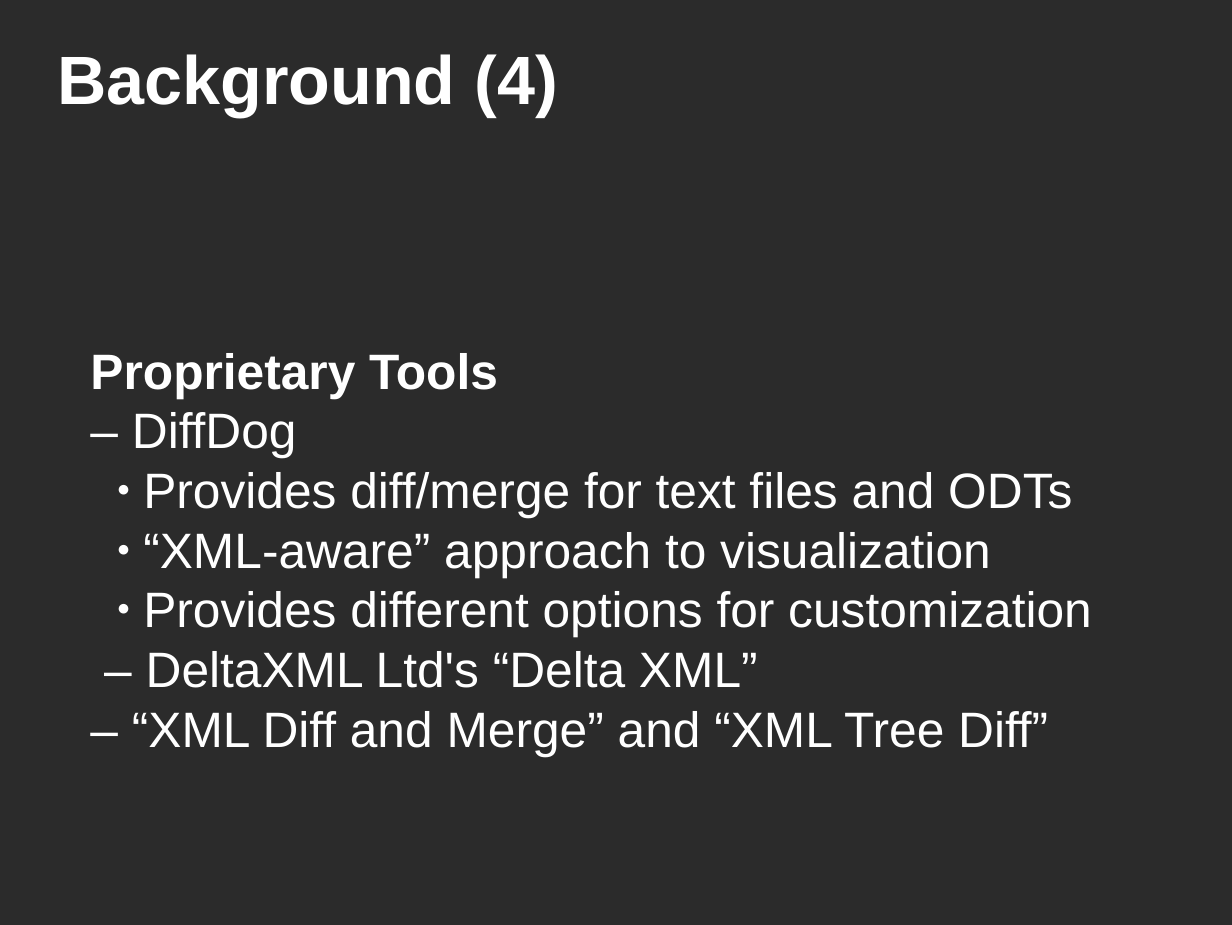
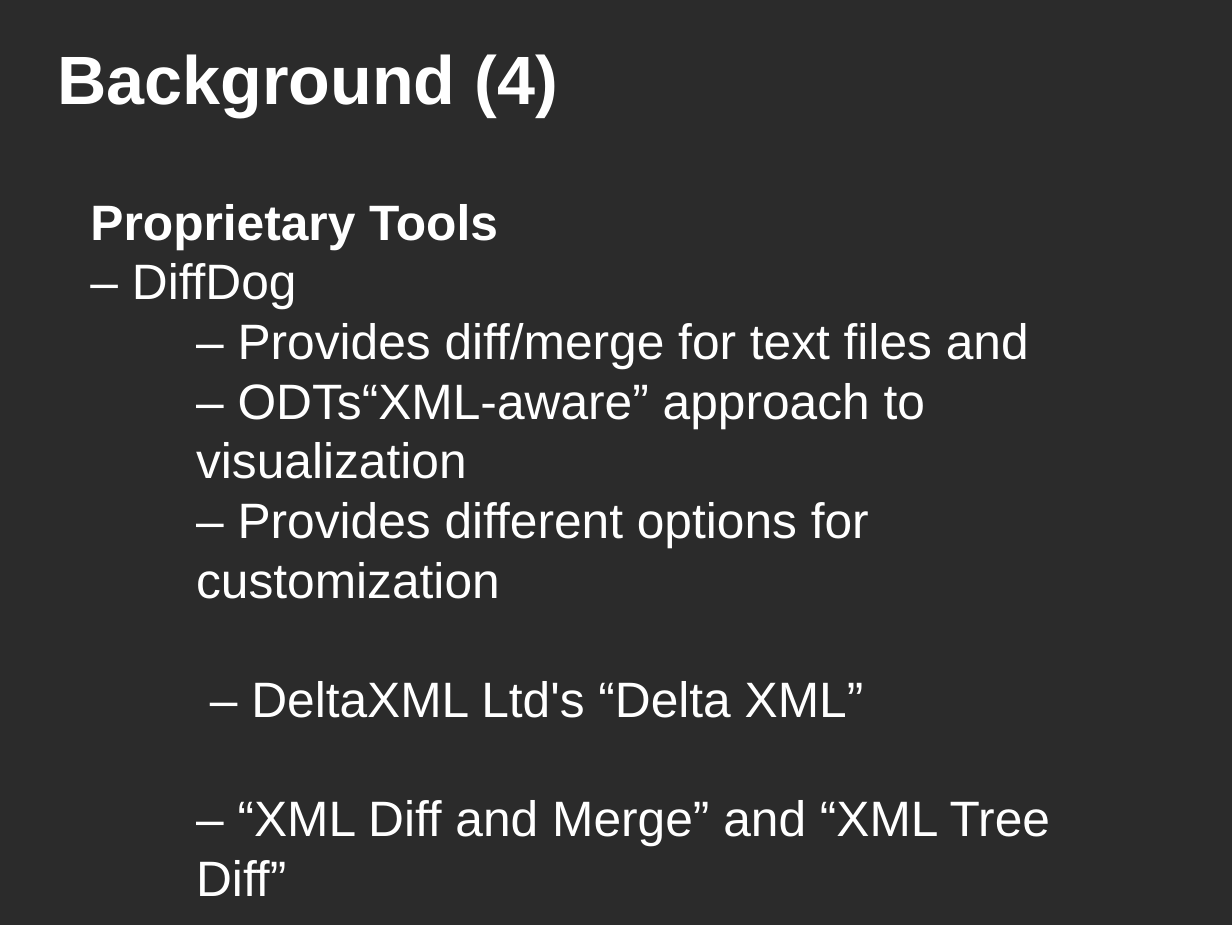
Before and after one commit to kratos12000/FastXMLDiff, a slide deck: slide 10 of Presentation/Slides.odp (slide 11 before the commit). Drawn at 1232x925 pixels with LibreOffice and Linux fonts; fonts in the diff are those of the drawing; background and template pictures are left out; a plain dark background stands for a picture behind light text. Boxes give left, top, right and bottom in pixels: in the first picture for what was removed or moved away, otherwise in the second. Text is boxed around its words. In the diff, an @@ line names an element or a change of style, - is before the commit and + after.

```diff
--- a/Presentation/Slides.odp
+++ b/Presentation/Slides.odp
@@ subtitle "Proprietary Tools" moved from (x1=90, y1=353, x2=1092, y2=756) to (x1=132, y1=263, x2=1050, y2=846) @@
@@ subtitle at (x1=196, y1=323, x2=1029, y2=599): text changed @@
-  ● Provides diff/merge for text files and ODTs
-  ● “XML-aware” approach to visualization
-  ● Provides different options for customization
+      – Provides diff/merge for text files and
+      – ODTs“XML-aware” approach to visualization
+      – Provides different options for customization
```
Also in this commit, not shown: 5 other slides changed, 1 slide removed, 1 other file.
